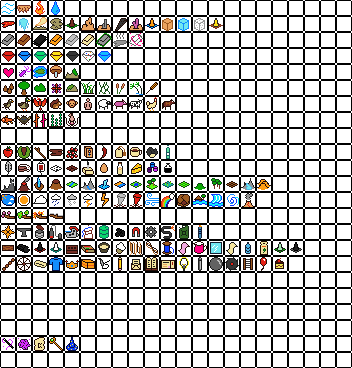
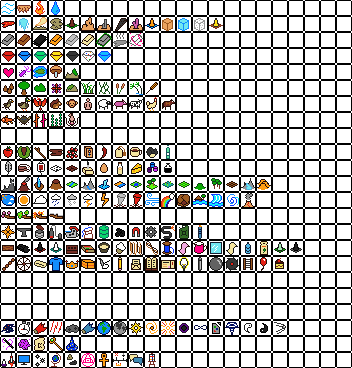
Two versions of the same layered image (352×368). Layer-by-layer changes:
painted on "Elements" over [1, 321, 286, 367]
